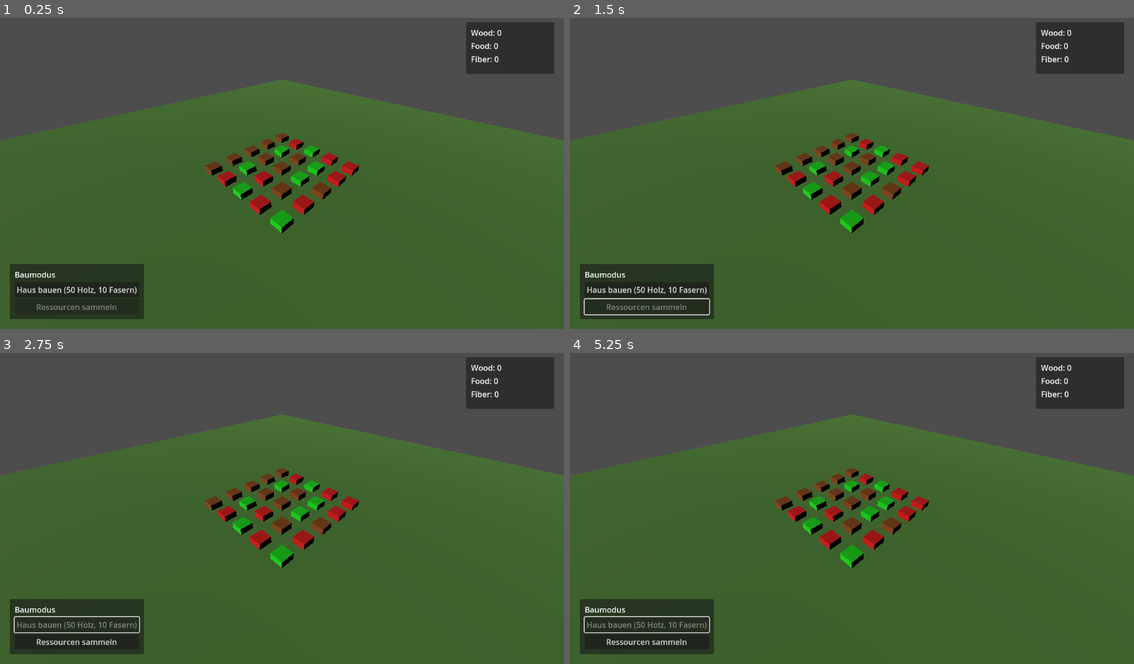
Above: before the commit, frames 1-4 (two rows, left to right).
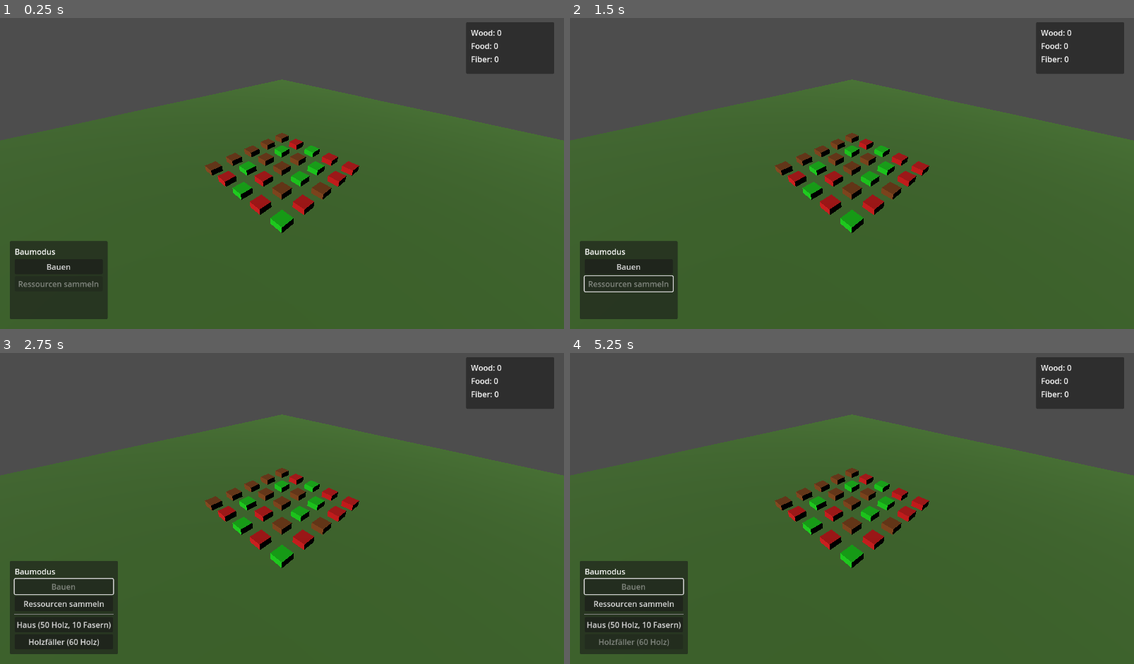
Above: after the commit, the same moments.

Repository: Catloff/Gaia-Galactica
Game: Godot game, scene res://scenes/Main.tscn
The game is run twice, just before and just after one commit, with the same random seed, the same clock (stepped at 60 frames per second) and the same inputs.
Inputs (mouse positions are in pixels of both pictures, inside the frame that each line leads up to):
- Up to frame 1 (0.25 s): no input
- Up to frame 2 (1.5 s): click "Haus bauen (50 Holz, 10 Faser…" (after the commit: "Bauen") at 0.5 s; click "Ressourcen sammeln" at 1.25 s
- Up to frame 3 (2.75 s): click "Haus bauen (50 Holz, 10 Faser…" (after the commit: "Bauen") at 2 s
- Up to frame 4 (5.25 s): click (632, 623) at 2.75 s, where only the run after the commit has a clickable "Haus (50 Holz, 10 Fasern)"; click (632, 642) at 3.5 s, where only the run after the commit has a clickable "Holzfäller (60 Holz)"; click (632, 604) at 4.25 s, where only the run after the commit has a clickable "Ressourcen sammeln"; click "Haus bauen (50 Holz, 10 Faser…" (after the commit: "Bauen") at 5 s

The runs differ from the first frame. In frame 1, 3.0% of the frame differs, in the area x 1-26%, y 71-97%; in frame 2, 3.2%; in frame 3, 4.0%, in the area x 1-26%, y 66-97%; in frame 4, 4.0%.

Commit message:
Holzfäller Hütte hinzugefügt

Diff:
--- a/scenes/HUD.tscn
+++ b/scenes/HUD.tscn
@@ -54,7 +54,7 @@
 anchor_top = 1.0
 anchor_bottom = 1.0
 offset_left = 20.0
-offset_top = -100.0
+offset_top = -180.0
 offset_right = 220.0
 offset_bottom = -20.0
 grow_vertical = 0
@@ -75,8 +75,19 @@
 
 [node name="BuildButton" type="Button" parent="BuildPanel/MarginContainer/VBoxContainer"]
 layout_mode = 2
-text = "Haus bauen (50 Holz, 10 Fasern)"
+text = "Bauen"
 
 [node name="GatherButton" type="Button" parent="BuildPanel/MarginContainer/VBoxContainer"]
 layout_mode = 2
 text = "Ressourcen sammeln"
+
+[node name="HSeparator" type="HSeparator" parent="BuildPanel/MarginContainer/VBoxContainer"]
+layout_mode = 2
+
+[node name="HouseButton" type="Button" parent="BuildPanel/MarginContainer/VBoxContainer"]
+layout_mode = 2
+text = "Haus (50 Holz, 10 Fasern)"
+
+[node name="LumbermillButton" type="Button" parent="BuildPanel/MarginContainer/VBoxContainer"]
+layout_mode = 2
+text = "Holzfäller (60 Holz)"
--- /dev/null
+++ b/scenes/Lumbermill.tscn
@@ -0,0 +1,18 @@
+[gd_scene load_steps=4 format=3 uid="uid://lumbermill_scene"]
+
+[ext_resource type="Script" path="res://scripts/Lumbermill.gd" id="1_lumbermill"]
+
+[sub_resource type="BoxMesh" id="BoxMesh_1"]
+size = Vector3(2, 2, 2)
+
+[sub_resource type="BoxShape3D" id="BoxShape3D_1"]
+size = Vector3(2, 2, 2)
+
+[node name="Lumbermill" type="StaticBody3D"]
+script = ExtResource("1_lumbermill")
+
+[node name="MeshInstance3D" type="MeshInstance3D" parent="."]
+mesh = SubResource("BoxMesh_1")
+
+[node name="CollisionShape3D" type="CollisionShape3D" parent="."]
+shape = SubResource("BoxShape3D_1")
--- a/scripts/BuildingManager.gd
+++ b/scripts/BuildingManager.gd
@@ -1,21 +1,24 @@
 extends Node3D
 
 var house_scene = preload("res://scenes/House.tscn")
-var preview_house: Node3D = null
+var lumbermill_scene = preload("res://scenes/Lumbermill.tscn")
+var preview_building: Node3D = null
 var can_place = false
 var build_mode = false
+var current_building_type = "none"
 
 @onready var resource_manager = get_node("../ResourceManager")
 @onready var hud = get_node("../HUD")
 
 func _ready():
-	preview_house = house_scene.instantiate()
-	preview_house.visible = false
-	add_child(preview_house)
+	preview_building = house_scene.instantiate()
+	preview_building.visible = false
+	add_child(preview_building)
 	hud.mode_changed.connect(_on_mode_changed)
+	hud.building_selected.connect(_on_building_selected)
 
 func _input(event):
-	if not build_mode:
+	if not build_mode or current_building_type == "none":
 		return
 
 	if event is InputEventMouseMotion:
@@ -23,7 +26,7 @@
 
 	if event is InputEventMouseButton and event.pressed and event.button_index == MOUSE_BUTTON_LEFT:
 		if can_place and has_resources():
-			place_house()
+			place_building()
 
 func update_preview_position(mouse_pos):
 	var camera = get_viewport().get_camera_3d()
@@ -36,31 +39,61 @@
 	var result = space_state.intersect_ray(query)
 
 	if result:
-		preview_house.visible = true
-		preview_house.position = result.position
-		preview_house.position.y = 1.5  # Hälfte der Haushöhe
+		preview_building.visible = true
+		preview_building.position = result.position
+		preview_building.position.y = 1.0  # Hälfte der Gebäudehöhe
 		can_place = true
 	else:
-		preview_house.visible = false
+		preview_building.visible = false
 		can_place = false
 
 func has_resources() -> bool:
-	var cost = house_scene.instantiate().get_cost()
+	var cost = get_current_building_cost()
 	for resource in cost:
 		if resource_manager.inventory[resource] < cost[resource]:
 			return false
 	return true
 
-func place_house():
-	var cost = house_scene.instantiate().get_cost()
+func place_building():
+	var cost = get_current_building_cost()
 	for resource in cost:
 		resource_manager.inventory[resource] -= cost[resource]
 
-	var new_house = house_scene.instantiate()
-	new_house.position = preview_house.position
-	get_parent().add_child(new_house)
+	var new_building
+	match current_building_type:
+		"house":
+			new_building = house_scene.instantiate()
+		"lumbermill":
+			new_building = lumbermill_scene.instantiate()
+
+	new_building.position = preview_building.position
+	get_parent().add_child(new_building)
 	resource_manager.update_hud()
 
 func _on_mode_changed(mode: String):
 	build_mode = (mode == "build")
-	preview_house.visible = false
+	if not build_mode:
+		preview_building.visible = false
+		current_building_type = "none"
+
+func _on_building_selected(type: String):
+	current_building_type = type
+	remove_child(preview_building)
+
+	match type:
+		"house":
+			preview_building = house_scene.instantiate()
+		"lumbermill":
+			preview_building = lumbermill_scene.instantiate()
+
+	preview_building.visible = false
+	add_child(preview_building)
+
+func get_current_building_cost() -> Dictionary:
+	match current_building_type:
+		"house":
+			return house_scene.instantiate().get_cost()
+		"lumbermill":
+			return lumbermill_scene.instantiate().get_cost()
+		_:
+			return {}
--- a/scripts/HUD.gd
+++ b/scripts/HUD.gd
@@ -5,14 +5,24 @@
 @onready var fiber_label = $ResourcePanel/MarginContainer/Resources/FiberLabel
 @onready var build_button = $BuildPanel/MarginContainer/VBoxContainer/BuildButton
 @onready var gather_button = $BuildPanel/MarginContainer/VBoxContainer/GatherButton
+@onready var house_button = $BuildPanel/MarginContainer/VBoxContainer/HouseButton
+@onready var lumbermill_button = $BuildPanel/MarginContainer/VBoxContainer/LumbermillButton
 
 signal mode_changed(mode: String)
+signal building_selected(type: String)
 
 func _ready():
 	build_button.pressed.connect(_on_build_button_pressed)
 	gather_button.pressed.connect(_on_gather_button_pressed)
+	house_button.pressed.connect(_on_house_button_pressed)
+	lumbermill_button.pressed.connect(_on_lumbermill_button_pressed)
+
 	# Standardmäßig im Sammelmodus starten
 	_on_gather_button_pressed()
+
+	# Gebäude-Buttons ausblenden
+	house_button.visible = false
+	lumbermill_button.visible = false
 
 func update_resources(inventory: Dictionary) -> void:
 	wood_label.text = "Wood: %d" % inventory["wood"]
@@ -22,9 +32,23 @@
 func _on_build_button_pressed():
 	build_button.disabled = true
 	gather_button.disabled = false
+	house_button.visible = true
+	lumbermill_button.visible = true
 	mode_changed.emit("build")
 
 func _on_gather_button_pressed():
 	build_button.disabled = false
 	gather_button.disabled = true
+	house_button.visible = false
+	lumbermill_button.visible = false
 	mode_changed.emit("gather")
+
+func _on_house_button_pressed():
+	house_button.disabled = true
+	lumbermill_button.disabled = false
+	building_selected.emit("house")
+
+func _on_lumbermill_button_pressed():
+	house_button.disabled = false
+	lumbermill_button.disabled = true
+	building_selected.emit("lumbermill")
--- /dev/null
+++ b/scripts/Lumbermill.gd
@@ -0,0 +1,42 @@
+extends StaticBody3D
+
+const COST = {
+	"wood": 60
+}
+
+const HARVEST_RADIUS = 2.0
+const HARVEST_RATE = 1.0  # Sekunden pro Ernte
+
+@onready var resource_manager = get_node("/root/Main/ResourceManager")
+var harvest_timer: float = 0.0
+
+func _ready():
+	var material = StandardMaterial3D.new()
+	material.albedo_color = Color(0.6, 0.4, 0.2)  # Braun
+	$MeshInstance3D.material_override = material
+
+func _process(delta):
+	harvest_timer += delta
+	if harvest_timer >= HARVEST_RATE:
+		harvest_timer = 0.0
+		harvest_nearby_wood()
+
+func harvest_nearby_wood():
+	var space_state = get_world_3d().direct_space_state
+	var query_params = PhysicsShapeQueryParameters3D.new()
+	var shape = SphereShape3D.new()
+	shape.radius = HARVEST_RADIUS
+	query_params.shape = shape
+	query_params.transform = global_transform
+
+	var results = space_state.intersect_shape(query_params)
+	for result in results:
+		var collider = result["collider"]
+		if collider.has_method("gather_resource"):
+			var resource_data = collider.gather_resource()
+			if resource_data["type"].to_lower() == "wood":
+				resource_manager.update_inventory(resource_data)
+				return  # Nur eine Ressource pro Tick ernten
+
+static func get_cost() -> Dictionary:
+	return COST
Not shown, changed: Updates.md
